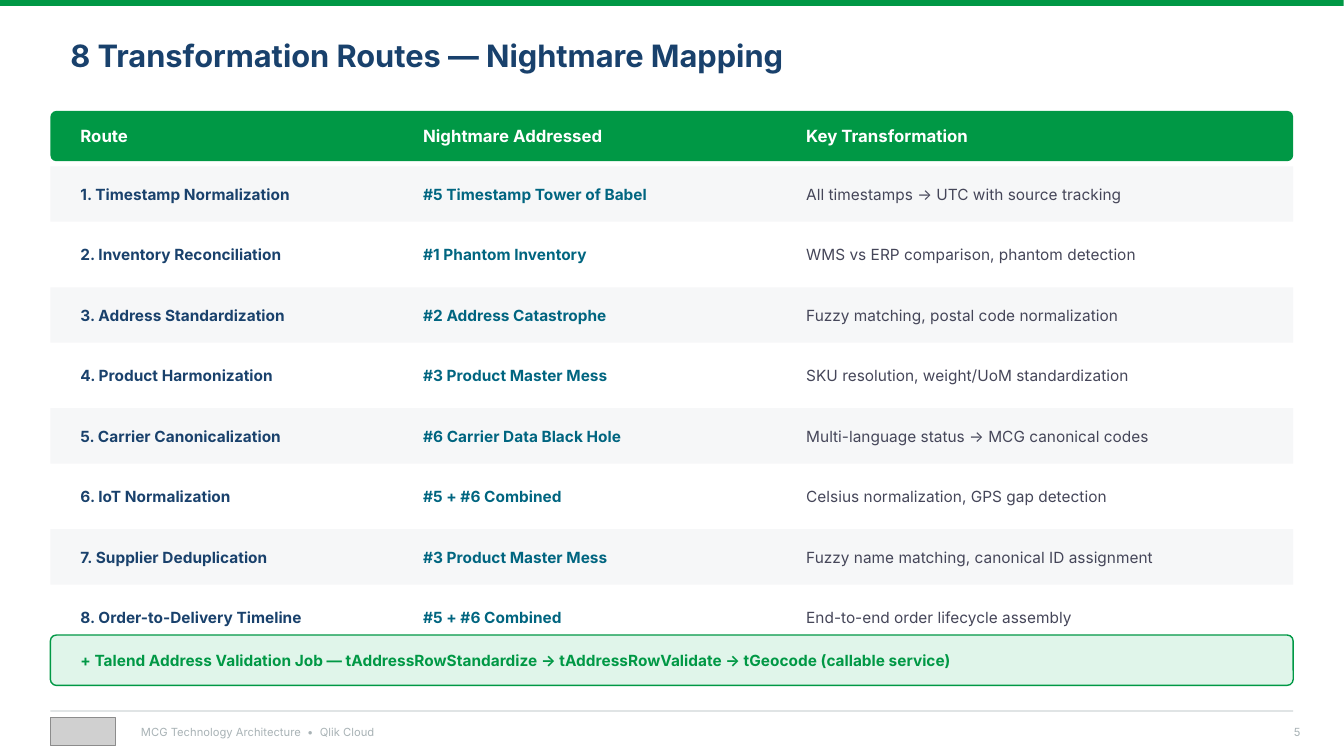
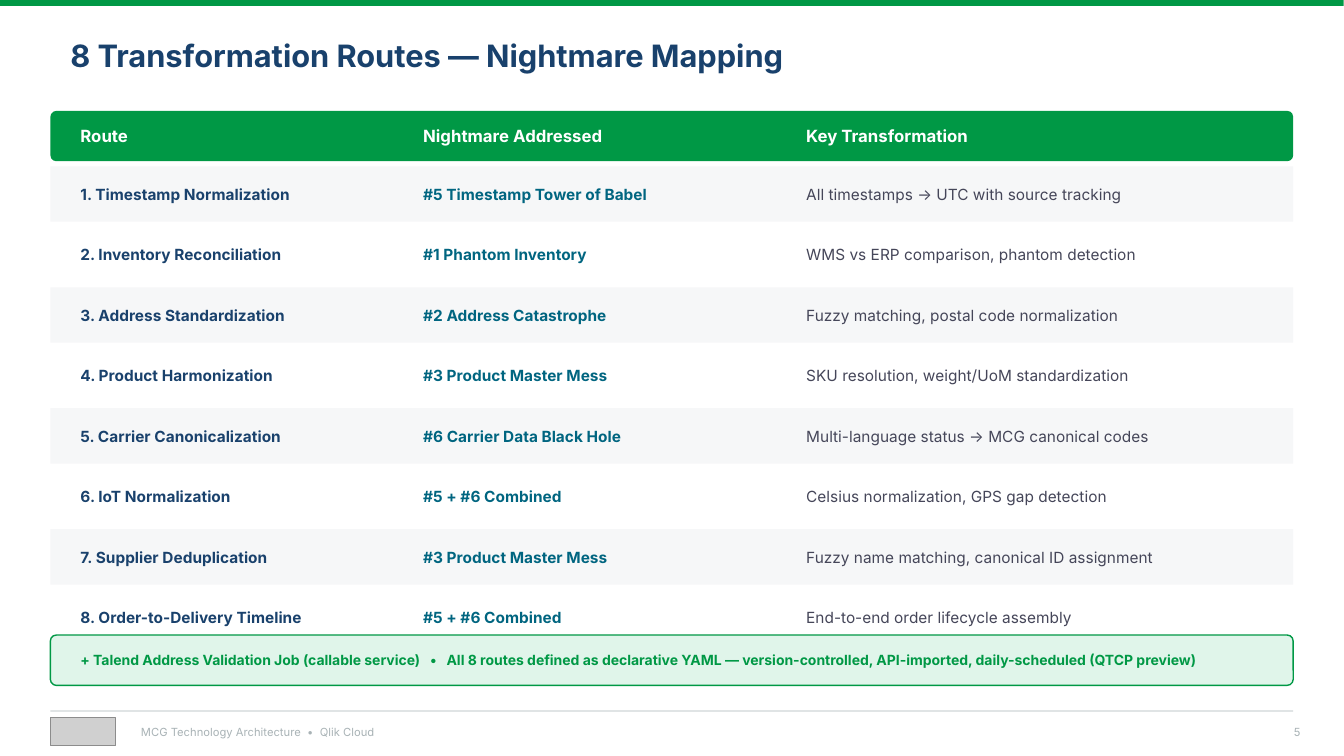
Before and after one commit to robertschoenfeldqlik/meridan_retail_group_qlik_demo_assets, a slide deck: slide 5 of MCG_Technology_Architecture.pptx. Drawn at 1344x756 pixels with LibreOffice and Linux fonts; fonts in the diff are those of the drawing; grey boxes stand for pictures. Boxes give left, top, right and bottom in pixels: in the first picture for what was removed or moved away, otherwise in the second. Text is boxed around its words. In the diff, an @@ line names an element or a change of style, - is before the commit and + after.

```diff
--- a/MCG_Technology_Architecture.pptx
+++ b/MCG_Technology_Architecture.pptx
@@ text at (93,653,1196,668): text changed; size 11 to 10 pt @@
-+ Talend Address Validation Job — tAddressRowStandardize → tAddressRowValidate → tGeocode (callable service)
++ Talend Address Validation Job (callable service) • All 8 routes defined as declarative YAML — version-controlled, API-imported, daily-scheduled (QTCP preview)
```
Also in this commit, not shown: 8 other files.
